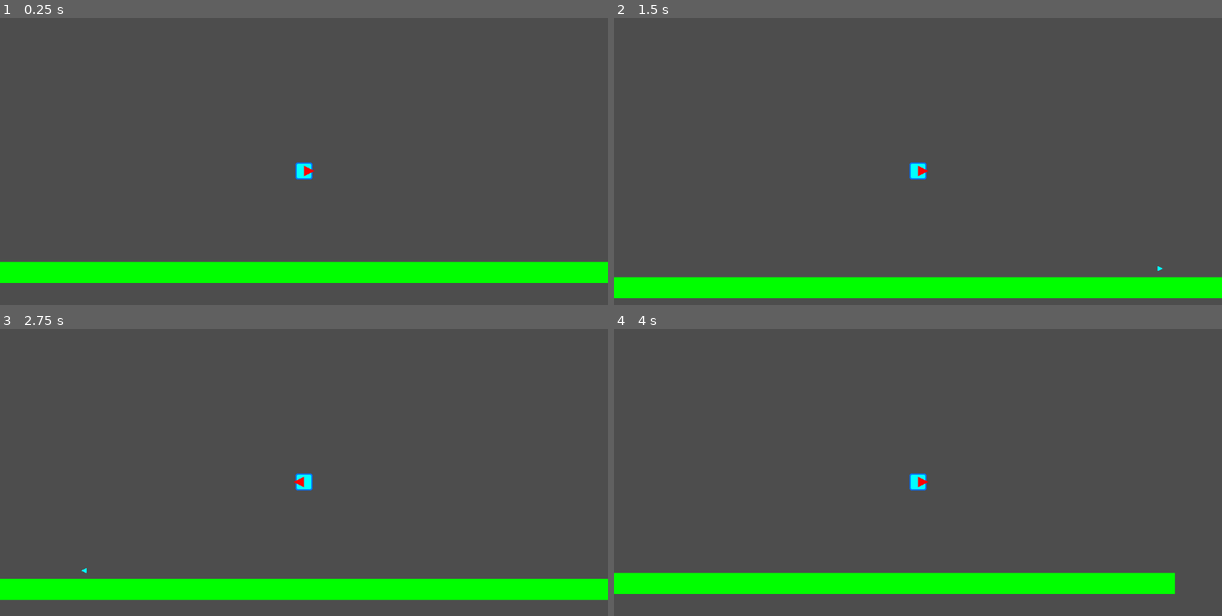
Above: before the commit, frames 1-4 (two rows, left to right).
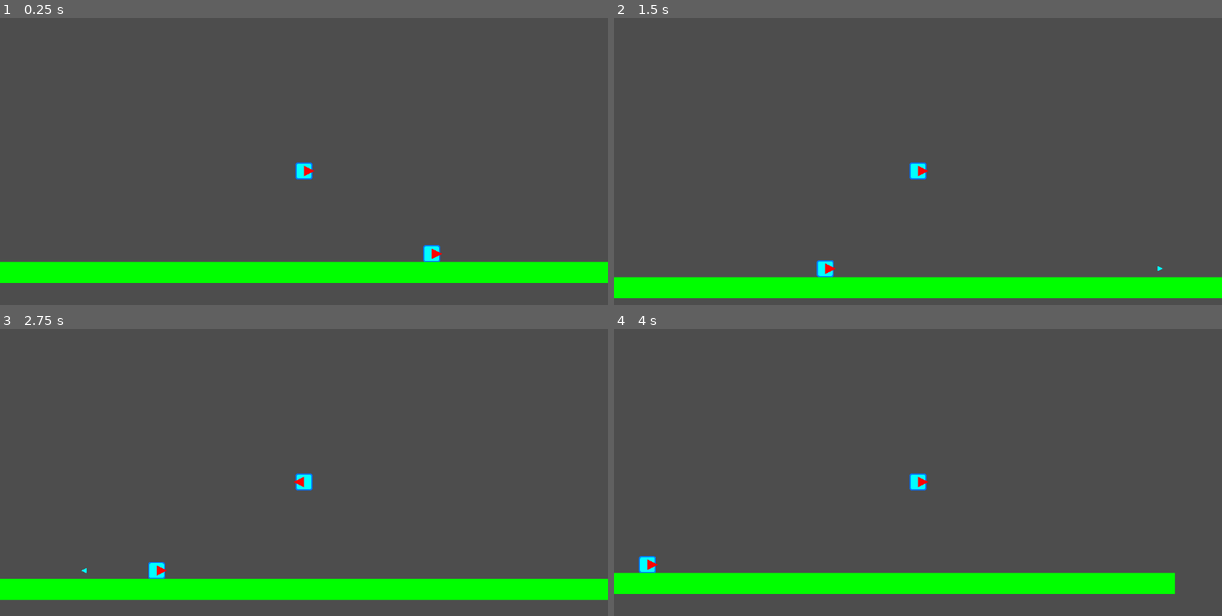
Above: after the commit, the same moments.

Repository: clemetayer/PlatformFighterThing
Game: Godot game, scene res://Scenes/Levels/sandbox.tscn
Same seed, same stepped clock (60 frames per second), same inputs: the game is played once before the commit and once after it. The project has no main scene, so this scene is started directly.
Inputs (mouse positions are in pixels of both pictures, inside the frame that each line leads up to):
- Up to frame 1 (0.25 s): no input
- Up to frame 2 (1.5 s): move the mouse to (1051, 152) at 0.52 s; hold D (right) from 0.53 s (still down); click (1051, 152) at 0.6 s; tap Space (jump) at 0.77, 0.8, 1.07, 1.35 s; move the mouse to (796, 187) at 1.27 s
- Up to frame 3 (2.75 s): tap Space (jump) at 1.52, 1.82, 2.3 s; click (182, 498) at 1.55 s; move the mouse to (364, 406) at 2.02 s; release D (right) at 2.03 s; hold A (left) from 2.03 s (still down); click (364, 406) at 2.1 s
- Up to frame 4 (4 s): move the mouse to (887, 549) at 2.77 s; release A (left) at 2.78 s; hold D (right) from 2.78 s (still down); click (887, 549) at 2.85 s; tap Space (jump) at 3.02, 3.32, 3.6, 3.77 s; move the mouse to (1100, 532) at 3.52 s

The runs differ from the first frame. In frame 1, 0.2% of the frame differs, in the area x 69-73%, y 79-86%; in frame 2, 0.2%; in frame 3, 0.2%; in frame 4, 0.2%, in the area x 4-8%, y 79-86%.

Commit message:
better version of the input recorder

Diff:
--- a/Scenes/ActionHandlers/ActionHandlerInput/action_handler_input.gd
+++ b/Scenes/ActionHandlers/ActionHandlerInput/action_handler_input.gd
@@ -5,12 +5,12 @@
 ##### PROCESSING #####
 # Called every frame. 'delta' is the elapsed time since the previous frame. Remove the "_" to use it.
 func _process(_delta):
-	jump = _generic_get_action_state("jump")
-	left = _generic_get_action_state("left")
-	right = _generic_get_action_state("right")
-	up = _generic_get_action_state("up")
-	down = _generic_get_action_state("down")
-	fire = _generic_get_action_state("fire")
+	_action_states[actions.JUMP] = _generic_get_action_state("jump")
+	_action_states[actions.LEFT] = _generic_get_action_state("left")
+	_action_states[actions.RIGHT] = _generic_get_action_state("right")
+	_action_states[actions.UP] = _generic_get_action_state("up")
+	_action_states[actions.DOWN] = _generic_get_action_state("down")
+	_action_states[actions.FIRE] = _generic_get_action_state("fire")
 
 ##### PROTECTED METHODS #####
 func _generic_get_action_state(input_action : String) -> states:
@@ -23,9 +23,9 @@
 	return states.INACTIVE
 
 func _debug_show_states() -> void:
-	DebugInterface.set_debug_text("jump",jump)
-	DebugInterface.set_debug_text("left",left)
-	DebugInterface.set_debug_text("right",right)
-	DebugInterface.set_debug_text("up",up)
-	DebugInterface.set_debug_text("down",down)
-	DebugInterface.set_debug_text("fire",fire)
+	DebugInterface.set_debug_text("jump",_action_states[actions.JUMP])
+	DebugInterface.set_debug_text("left",_action_states[actions.LEFT])
+	DebugInterface.set_debug_text("right",_action_states[actions.RIGHT])
+	DebugInterface.set_debug_text("up",_action_states[actions.UP])
+	DebugInterface.set_debug_text("down",_action_states[actions.DOWN])
+	DebugInterface.set_debug_text("fire",_action_states[actions.FIRE])
--- a/Scenes/ActionHandlers/ActionHandlerRecordPlayer/action_handler_record_player.gd
+++ b/Scenes/ActionHandlers/ActionHandlerRecordPlayer/action_handler_record_player.gd
@@ -1,6 +1,6 @@
 extends ActionHandlerBase
-class_name ActionHandlerRecordPlayer
-# records/replays a recording of the actions pressed by a player
+class_name ActionHandlerRecord
+# records/replays a recording of the actions triggered
 
 ##### SIGNALS #####
 # Node signals
@@ -20,7 +20,7 @@
 var record : InputRecord = null
 
 #==== PRIVATE ====
-var _current_frame_time := 0
+var _current_frame_time := 0.0
 var _current_frame_index := 0
 var _recording := false
 
@@ -60,38 +60,37 @@
 func _start_record() -> void:
 	record = InputRecord.new()
 	_recording = true
-	_current_frame_time = 0
+	_current_frame_time = 0.0
+	_current_frame_index = 0
 
 func _stop_recording() -> void:
 	_recording = false
 	record.final_frame_time = _current_frame_time
-	_current_frame_time = 0
+	_current_frame_time = 0.0
+	_current_frame_index = 0
+
 
 func _record_frame() -> void:
 	var frame = FrameInputRecord.new()
 	frame.frame_time = _current_frame_time
-	_add_action_input_if_needed("jump", jump, frame)
-	_add_action_input_if_needed("up", up, frame)
-	_add_action_input_if_needed("down", down, frame)
-	_add_action_input_if_needed("left", left, frame)
-	_add_action_input_if_needed("right", right, frame)
-	_add_action_input_if_needed("fire", fire, frame)
+	for action in actions:
+		_add_action_input_if_needed(actions[action], frame)
 	record.inputs.append(frame)
 
-func _add_action_input_if_needed(action : String, state: ActionHandlerBase.states, frame : FrameInputRecord) -> void:
-	if state != ActionHandlerBase.states.INACTIVE:
+func _add_action_input_if_needed(action : ActionHandlerBase.actions, frame : FrameInputRecord) -> void:
+	if _action_states[action] != ActionHandlerBase.states.INACTIVE:
 		var single_input_record := SingleInputRecord.new()
 		single_input_record.action = action
-		single_input_record.state = state
+		single_input_record.state = _action_states[action]
 		frame.inputs.append(single_input_record)
 
 func _listen_to_inputs() -> void:
-	jump = _generic_get_action_state("jump")
-	left = _generic_get_action_state("left")
-	right = _generic_get_action_state("right")
-	up = _generic_get_action_state("up")
-	down = _generic_get_action_state("down")
-	fire = _generic_get_action_state("fire")
+	_action_states[actions.JUMP] = _generic_get_action_state("jump")
+	_action_states[actions.LEFT] = _generic_get_action_state("left")
+	_action_states[actions.RIGHT] = _generic_get_action_state("right")
+	_action_states[actions.UP] = _generic_get_action_state("up")
+	_action_states[actions.DOWN] = _generic_get_action_state("down")
+	_action_states[actions.FIRE] = _generic_get_action_state("fire")
 
 func _generic_get_action_state(input_action : String) -> states:
 	if Input.is_action_just_pressed(input_action):
@@ -106,36 +105,22 @@
 	if _current_frame_time > record.final_frame_time:
 		_current_frame_index = 0
 		_current_frame_time = 0
+		if not loop:
+			record = null
 	else:
 		# find the next closest frame
-		while _current_frame_time > record.inputs[_current_frame_index].frame_time and _current_frame_index < record.inputs.size(): # oooh, dangerous !
+		while _current_frame_time > record.inputs[_current_frame_index].frame_time and _current_frame_index < record.inputs.size() - 1: # oooh, dangerous !
 			_current_frame_index += 1
 	return record.inputs[_current_frame_index]
 
 func _replay_frame(frame : FrameInputRecord) -> void:
 	_reset_action_values()
 	for input in frame.inputs:
-		match input.action:
-			"jump":
-				jump = input.state
-			"up":
-				up = input.state
-			"down":
-				down = input.state
-			"left":
-				left = input.state
-			"right":
-				right = input.state
-			"fire":
-				fire = input.state
+		_action_states[input.action] = input.state
 
 func _reset_action_values() -> void:
-	jump = ActionHandlerBase.states.INACTIVE
-	left = ActionHandlerBase.states.INACTIVE
-	right = ActionHandlerBase.states.INACTIVE
-	up = ActionHandlerBase.states.INACTIVE
-	down = ActionHandlerBase.states.INACTIVE
-	fire = ActionHandlerBase.states.INACTIVE
+	for action in actions:
+		_action_states[actions[action]] = ActionHandlerBase.states.INACTIVE
 
 ##### SIGNAL MANAGEMENT #####
 # Functions that should be triggered when a specific signal is received
--- a/Scenes/ActionHandlers/ActionHandlerRecordPlayer/frame_input_record.gd
+++ b/Scenes/ActionHandlers/ActionHandlerRecordPlayer/frame_input_record.gd
@@ -6,4 +6,4 @@
 #---- STANDARD -----
 #==== PUBLIC ====
 var inputs : Array[SingleInputRecord] = []
-var frame_time : float
+var frame_time := 0.0
--- a/Scenes/ActionHandlers/ActionHandlerRecordPlayer/input_record.gd
+++ b/Scenes/ActionHandlers/ActionHandlerRecordPlayer/input_record.gd
@@ -6,4 +6,4 @@
 #---- STANDARD -----
 #==== PUBLIC ====
 var inputs : Array[FrameInputRecord] = []
-var final_frame_time := 0
+var final_frame_time := 0.0
--- a/Scenes/ActionHandlers/ActionHandlerRecordPlayer/single_input_record.gd
+++ b/Scenes/ActionHandlers/ActionHandlerRecordPlayer/single_input_record.gd
@@ -5,5 +5,5 @@
 ##### VARIABLES #####
 #---- STANDARD -----
 #==== PUBLIC ====
-var action : String
+var action : ActionHandlerBase.actions
 var state : ActionHandlerBase.states
--- a/Scenes/ActionHandlers/action_handler_base.gd
+++ b/Scenes/ActionHandlers/action_handler_base.gd
@@ -4,18 +4,24 @@
 
 ##### ENUMS #####
 enum states {INACTIVE, JUST_ACTIVE, ACTIVE, JUST_INACTIVE}
+enum actions {JUMP, UP, DOWN, LEFT, RIGHT, FIRE}
 
 ##### VARIABLES #####
 #---- STANDARD -----
-#==== PUBLIC ====
-var jump := states.INACTIVE
-var left := states.INACTIVE
-var right := states.INACTIVE
-var up := states.INACTIVE
-var down := states.INACTIVE
-var fire := states.INACTIVE
+#==== PRIVATE ====
+var _action_states := {
+	actions.JUMP : states.INACTIVE,
+	actions.UP : states.INACTIVE,
+	actions.DOWN : states.INACTIVE,
+	actions.LEFT : states.INACTIVE,
+	actions.RIGHT : states.INACTIVE,
+	actions.FIRE : states.INACTIVE,
+}
 
 ##### PUBLIC METHODS #####
+func get_action_state(action : actions) -> states:
+	return _action_states[action]
+
 # convenient method to quickly check if an action is active or not since JUST_ACTIVE has priority over ACTIVE
 static func is_active(action : states) -> bool:
 	return action == states.ACTIVE or action == states.JUST_ACTIVE
--- a/Scenes/ActionHandlers/static_action_handler_strategy.gd
+++ b/Scenes/ActionHandlers/static_action_handler_strategy.gd
@@ -3,7 +3,7 @@
 # static class to choose and return the corresponding handler
 
 ##### ENUMS #####
-enum handlers {BASE, INPUT}
+enum handlers {BASE, INPUT, RECORD}
 
 ##### PUBLIC METHODS #####
 static func get_handler(handler : handlers) -> ActionHandlerBase:
@@ -12,4 +12,6 @@
 			return ActionHandlerBase.new()
 		handlers.INPUT:
 			return ActionHandlerInput.new()
+		handlers.RECORD:
+			return ActionHandlerRecord.new()
 	return ActionHandlerBase.new() # should never go here
--- a/Scenes/Levels/sandbox.tscn
+++ b/Scenes/Levels/sandbox.tscn
@@ -12,6 +12,9 @@
 position = Vector2(-242, -226)
 ACTION_HANDLER = 1
 
+[node name="Ennemy" parent="." instance=ExtResource("2_s78v1")]
+ACTION_HANDLER = 2
+
 [node name="StaticBody2D" type="StaticBody2D" parent="." groups=["static_obstacle"]]
 collision_mask = 7
 
--- a/Scenes/Player/player.gd
+++ b/Scenes/Player/player.gd
@@ -57,7 +57,7 @@
 		velocity.y = 0
 
 	# Handle jump.
-	if ActionHandlerBase.is_just_active(onready_paths.action_handler.jump) and is_on_floor():
+	if _is_action_just_active(ActionHandlerBase.actions.JUMP) and is_on_floor():
 		velocity.y = JUMP_VELOCITY
 
 	# Get the input direction and handle the movement/deceleration.
@@ -77,19 +77,28 @@
 
 func _handle_direction_inputs() -> void:
 	_direction = Vector2.ZERO
-	if ActionHandlerBase.is_active(onready_paths.action_handler.left):
+	if _is_action_active(ActionHandlerBase.actions.LEFT):
 		_direction.x -= 1
-	if ActionHandlerBase.is_active(onready_paths.action_handler.right):
+	if _is_action_active(ActionHandlerBase.actions.RIGHT):
 		_direction.x += 1
-	if ActionHandlerBase.is_active(onready_paths.action_handler.up):
+	if _is_action_active(ActionHandlerBase.actions.UP):
 		_direction.y -= 1
-	if ActionHandlerBase.is_active(onready_paths.action_handler.down):
+	if _is_action_active(ActionHandlerBase.actions.DOWN):
 		_direction.y += 1
 	onready_paths.primary_weapon.aim(_direction)
 
 func _handle_fire() -> void:
-	if ActionHandlerBase.is_just_active(onready_paths.action_handler.fire):
+	if _is_action_just_active(ActionHandlerBase.actions.FIRE):
 		onready_paths.primary_weapon.fire()
+
+# mostly to improve readability
+func _is_action_active(action : ActionHandlerBase.actions) -> bool:
+	return ActionHandlerBase.is_active(onready_paths.action_handler.get_action_state(action))
+
+# mostly to improve readability
+func _is_action_just_active(action : ActionHandlerBase.actions) -> bool:
+	return ActionHandlerBase.is_just_active(onready_paths.action_handler.get_action_state(action))
+
 
 ##### SIGNAL MANAGEMENT #####
 # Functions that should be triggered when a specific signal is received
